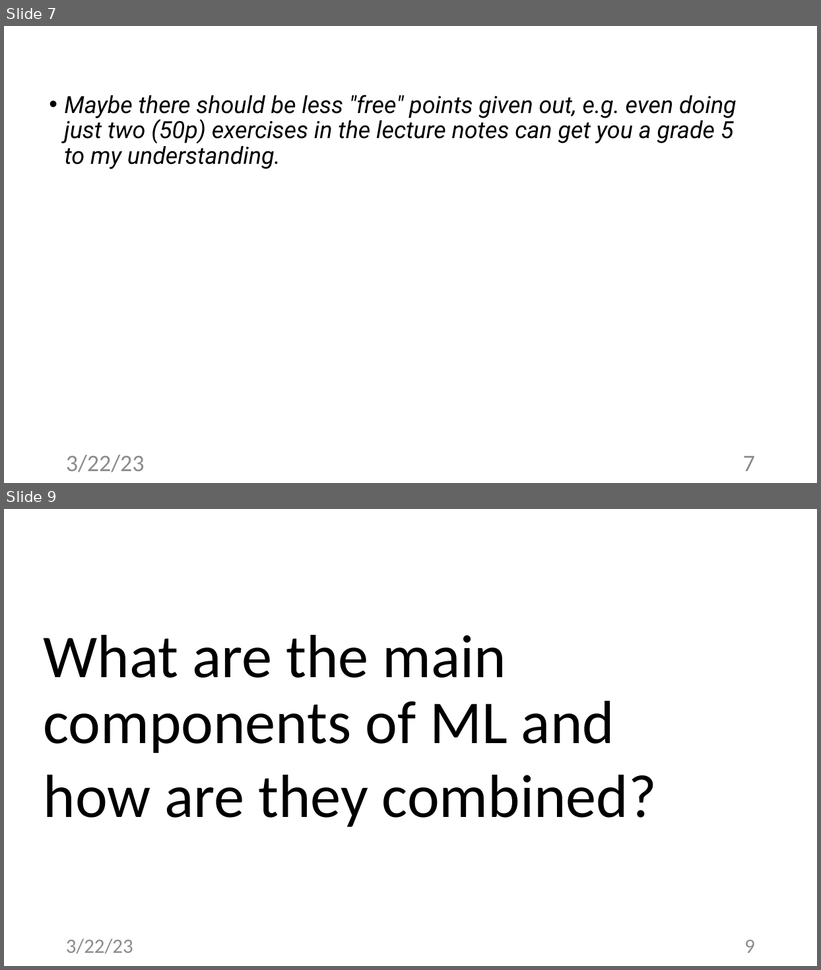
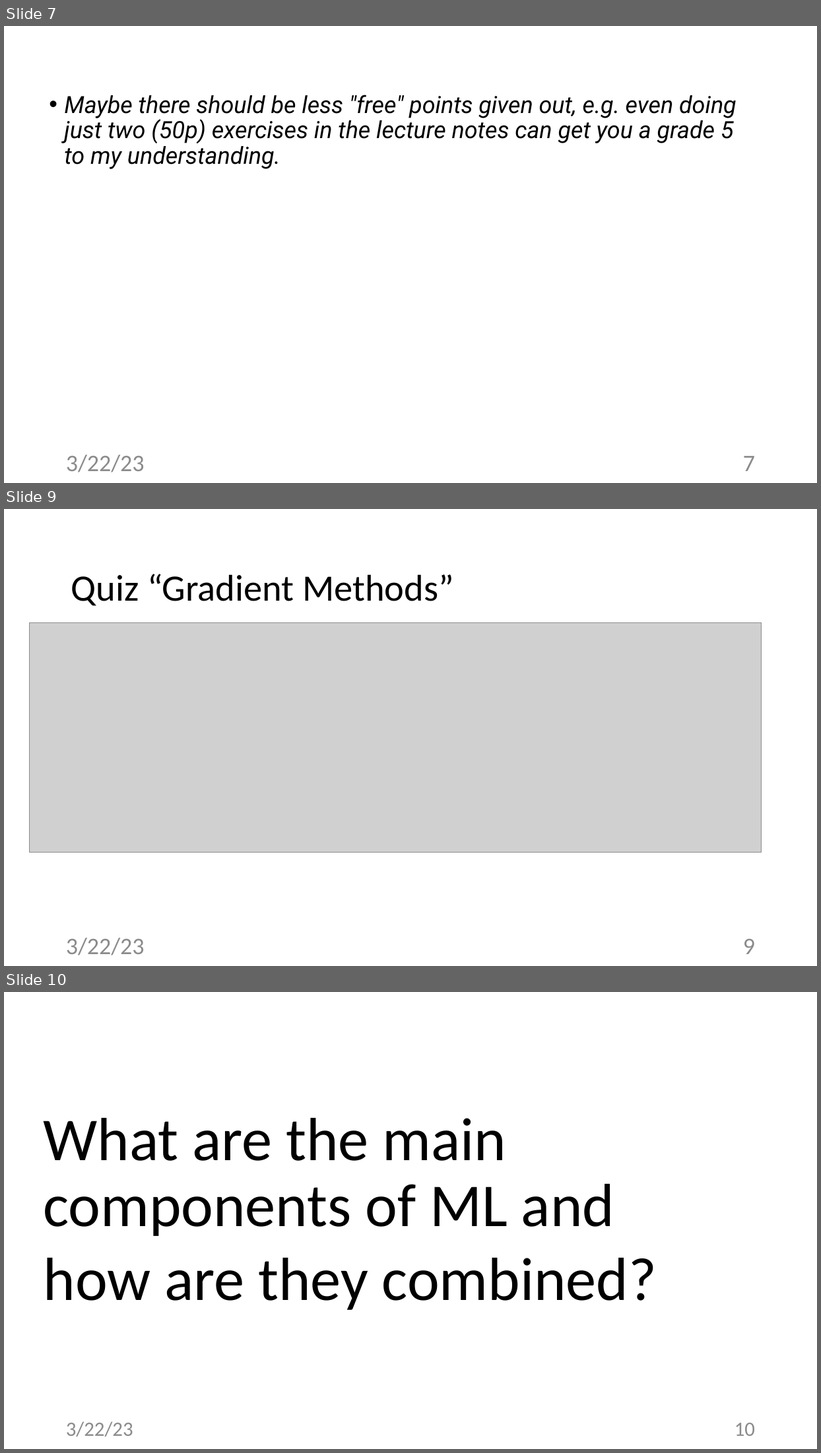
Before and after one commit to alexjungaalto/FederatedLearning, a slide deck: slides/CS-E4740_FLDesignPrinciple.pptx. Shown one above the other, each under a label of ours: slides 7 and 9 before the commit, slides 7, 9 and 10 after it; the slides between them are not shown. The pictures are 821x970 and 821x1453 pixels, drawn with LibreOffice and Linux fonts; fonts in the diff are those of the drawing; grey boxes stand for pictures. Boxes give left, top, right and bottom in pixels: in the first picture for what was removed or moved away, otherwise in the second. Text is boxed around its words. In the diff, an @@ line names an element or a change of style, - is before the commit and + after.

```diff
--- a/slides/CS-E4740_FLDesignPrinciple.pptx
+++ b/slides/CS-E4740_FLDesignPrinciple.pptx
@@ slide 9 added at [4, 509, 817, 966], background #FFFFFF @@
@@ text added at [71, 574, 454, 606], 44 pt, text #000000 @@
+Quiz “Gradient Methods”
@@ picture added at [30, 623, 762, 853] @@
@@ text added at [66, 938, 145, 956], 28 pt, text #8C8C8C @@
+3/22/23
@@ page number added at [743, 939, 755, 955], 28 pt, text #8C8C8C @@
+9
@@ what was slide 9 is now slide 10 @@
@@ page number at [735, 1423, 755, 1436]: text changed @@
-9
+10
```
Also in this commit, not shown: 21 slides changed, 3 other files.
